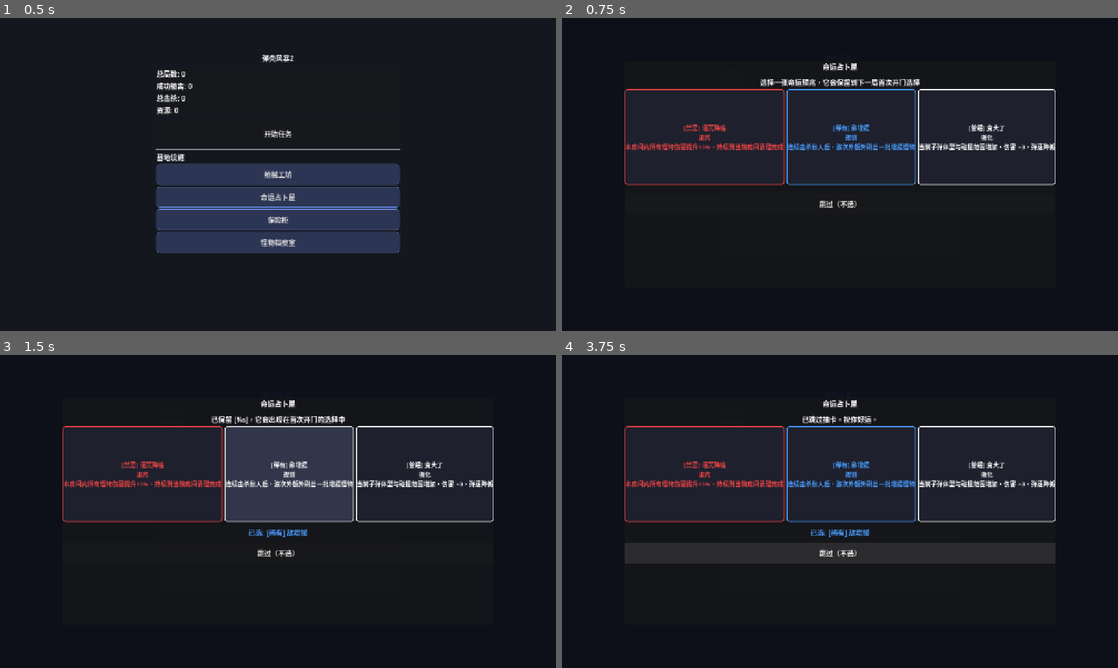
Above: before the commit, frames 1-4 (two rows, left to right).
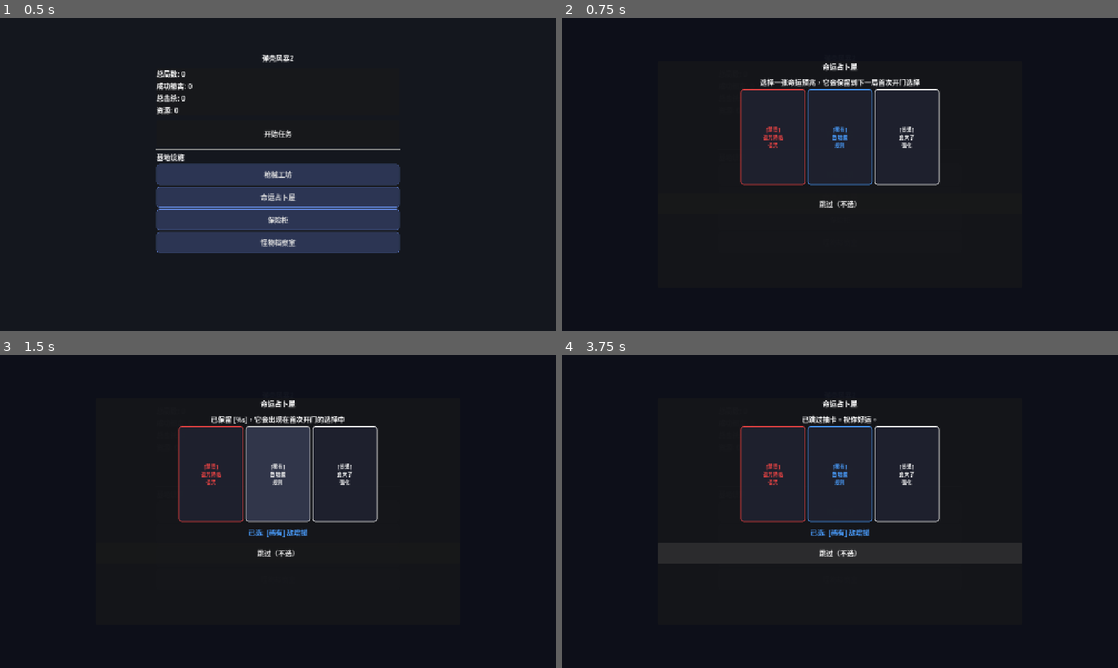
Above: after the commit, the same moments.

Repository: summercard/ShellStorm2
Game: Godot game, scene res://scenes/BaseMenu.tscn
Two runs of this game, one before a commit and one after it. Both use one fixed random seed, a clock stepped at 60 frames per second and the inputs below.
Inputs:
- Up to frame 1 (0.5 s): no input
- Up to frame 2 (0.75 s): click "命运占卜屋" at 0.5 s
- Up to frame 3 (1.5 s): click "开始任务" at 1.25 s
- Up to frame 4 (3.75 s): click "开始任务" at 2 s; click "枪械工坊" at 2.75 s; click "保险柜" at 3.5 s

Frame 1 is identical in both runs. In frame 2, 3.5% of the frame differs, in the area x 11-89%, y 22-54%; in frame 3, 6.6%, in the area x 11-89%, y 19-54%; in frame 4, 4.3%.

Commit message:
fix: DivinationMenu 按钮改为方形（150x150），居中对齐

Diff:
--- a/src/ui/DivinationMenu.gd
+++ b/src/ui/DivinationMenu.gd
@@ -54,7 +54,7 @@
 ## 创建一张命运卡片按钮
 func _create_card_button(card: FateCard) -> Button:
 	var btn := Button.new()
-	btn.custom_minimum_size = Vector2(160, 200)
+	btn.custom_minimum_size = Vector2(150, 150)
 
 	# 品质颜色
 	var rarity_color := FateCard.rarity_color(card.card_rarity)
@@ -66,11 +66,14 @@
 	# 多行文本：品质/名称/类型/描述
 	var type_str := FateCard.type_name(card.card_type)
 	btn.text = (
-		"[%s] %s\n%s\n%s"
-		% [FateCard.rarity_name(card.card_rarity), card.card_name, type_str, card.description]
+		"[%s]\n%s\n%s"
+		% [FateCard.rarity_name(card.card_rarity), card.card_name, type_str]
 	)
+	btn.text_overrun_behavior = TextServer.OVERRUN_NO_TRIMMING
+	btn.alignment = HORIZONTAL_ALIGNMENT_CENTER
 	btn.add_theme_color_override("font_color", rarity_color)
-	btn.add_theme_font_size_override("font_size", 14)
+	btn.add_theme_font_size_override("font_size", 12)
+	btn.add_theme_font_size_override("normal", 12)
 	btn.set_meta("card", card)
 	btn.pressed.connect(_on_card_button_pressed.bind(card))
 
